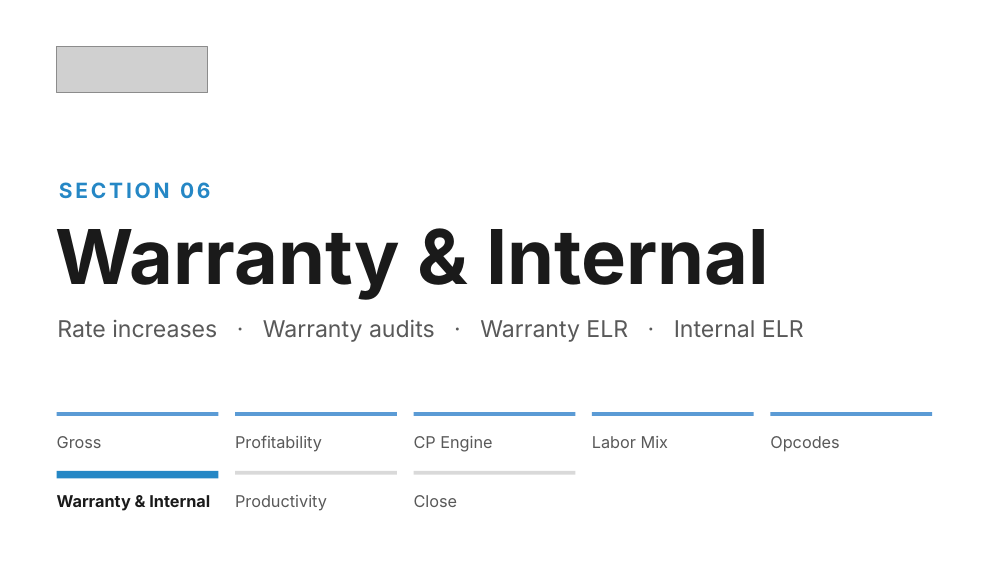
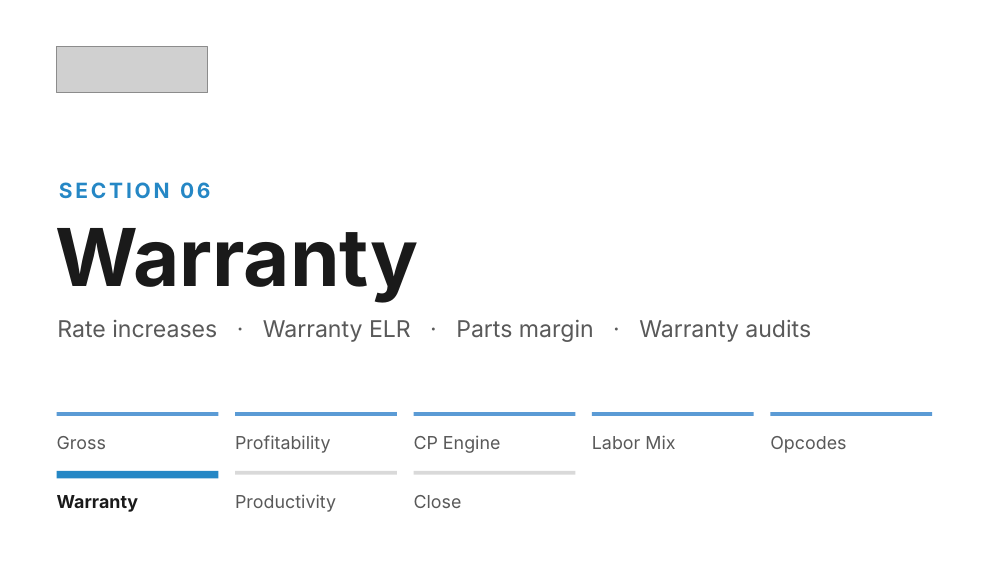
Before and after one commit to Ndresner/Noah, a slide deck: slide 113 of day2-deck/decks/Fixed Ops - Day 2 Example Test Deck.pptx (slide 104 before the commit). Drawn at 1008x567 pixels with LibreOffice and Linux fonts; fonts in the diff are those of the drawing; grey boxes stand for pictures. Boxes give left, top, right and bottom in pixels: in the first picture for what was removed or moved away, otherwise in the second. Text is boxed around its words. In the diff, an @@ line names an element or a change of style, - is before the commit and + after.

```diff
--- a/day2-deck/decks/Fixed Ops - Day 2 Example Test Deck.pptx
+++ b/day2-deck/decks/Fixed Ops - Day 2 Example Test Deck.pptx
@@ text at bbox=[55, 228, 419, 302]: text changed; size 72 to 76 pt @@
-Warranty & Internal
+Warranty
@@ text at bbox=[57, 319, 811, 342]: text changed @@
-Rate increases · Warranty audits · Warranty ELR · Internal ELR
+Rate increases · Warranty ELR · Parts margin · Warranty audits
@@ text at bbox=[57, 495, 139, 512]: text changed; size 15.5 to 17 pt @@
-Warranty & Internal
+Warranty
@@ size 15.5 to 17 pt in 7 elements at bbox=[57, 436, 106, 449], bbox=[235, 435, 331, 453], bbox=[414, 435, 501, 453], bbox=[592, 435, 675, 449], bbox=[770, 436, 846, 453], bbox=[235, 494, 336, 512], bbox=[414, 495, 462, 508] @@
```
Also in this commit, not shown: 28 other slides changed, 12 other files.
